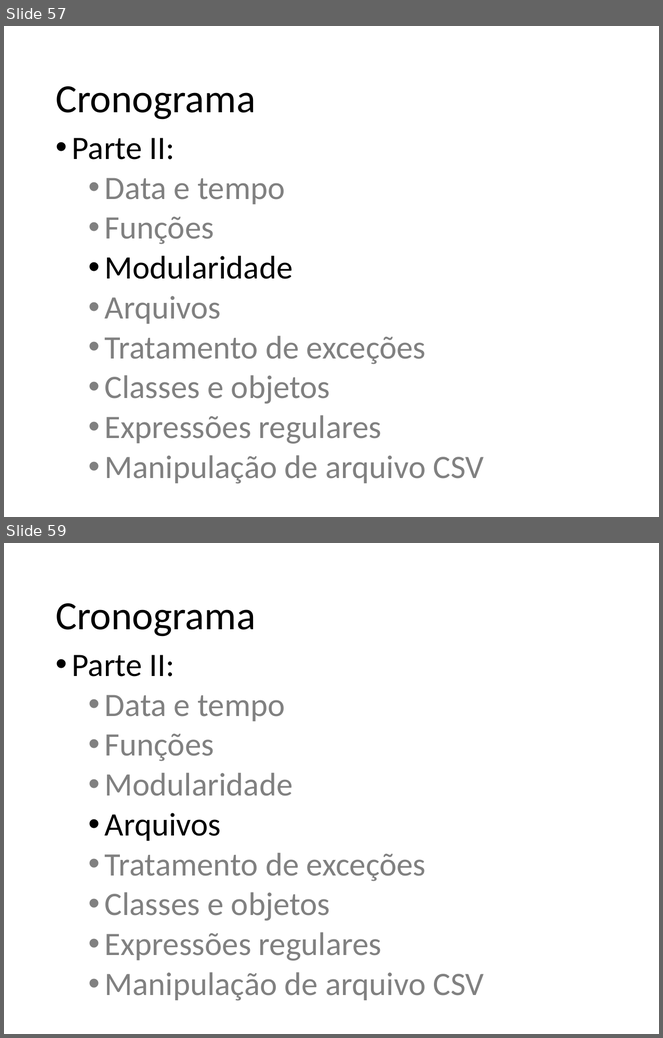
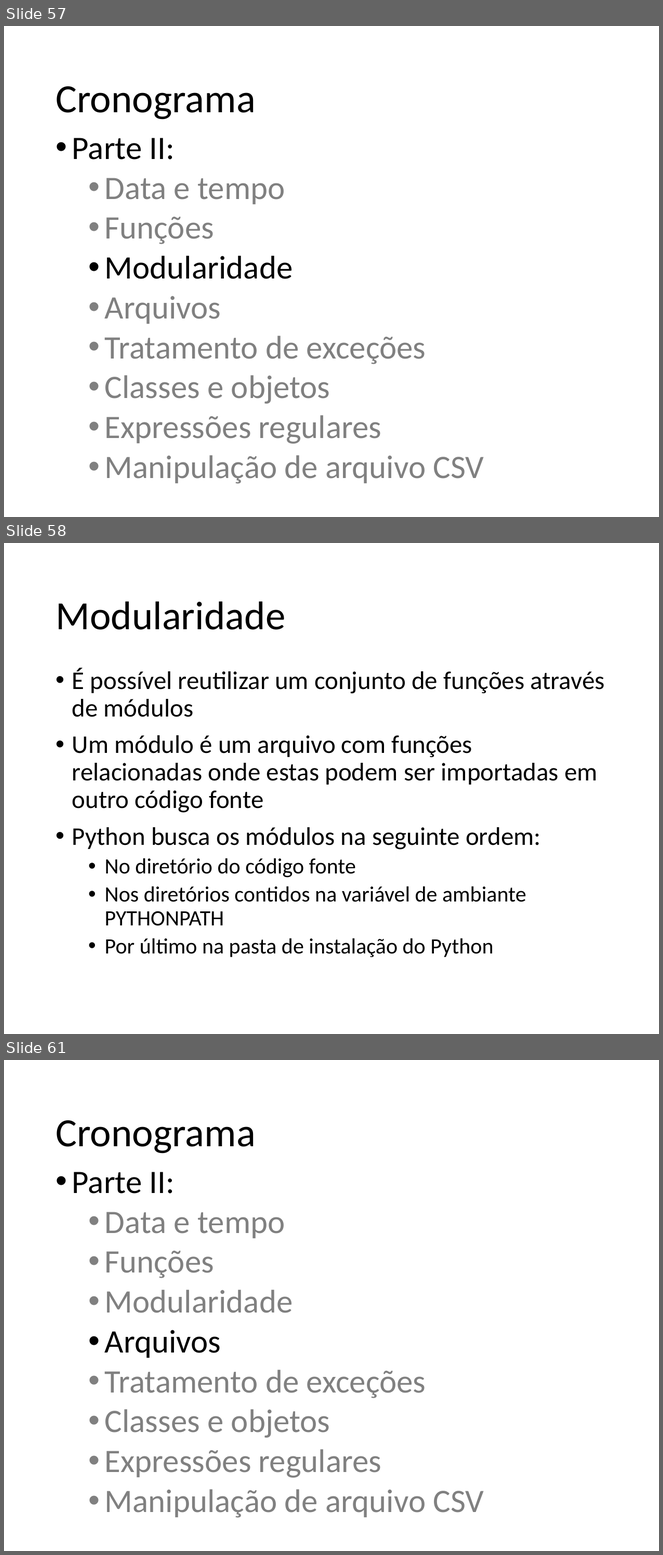
Before and after one commit to fernandoFernandeSantos/minicurso_python_2019, a slide deck: aula.pptx. Shown one above the other, each under a label of ours: slides 57 and 59 before the commit, slides 57, 58 and 61 after it; the slides between them are not shown. The pictures are 663x1038 and 663x1555 pixels, drawn with LibreOffice and Linux fonts; fonts in the diff are those of the drawing. Boxes give left, top, right and bottom in pixels: in the first picture for what was removed or moved away, otherwise in the second. Text is boxed around its words. In the diff, an @@ line names an element or a change of style, - is before the commit and + after.

```diff
--- a/aula.pptx
+++ b/aula.pptx
@@ slide 58 added at bbox=[4, 543, 659, 1034], background #FFFFFF @@
@@ title added at bbox=[55, 601, 285, 630], 44 pt, text #000000 @@
+Modularidade
@@ text added at bbox=[72, 668, 605, 957], 28 pt, text #000000 @@
+• É possível reutilizar um conjunto de funções através de módulos
+• Um módulo é um arquivo com funções relacionadas onde estas podem ser importadas em outro código fonte
+• Python busca os módulos na seguinte ordem:
+  • No diretório do código fonte
+  • Nos diretórios contidos na variável de ambiante PYTHONPATH
+  • Por último na pasta de instalação do Python
@@ what was slide 59 is now slide 61 @@
```
Also in this commit, not shown: 2 other slides added, 1 slide removed, 1 other file.
